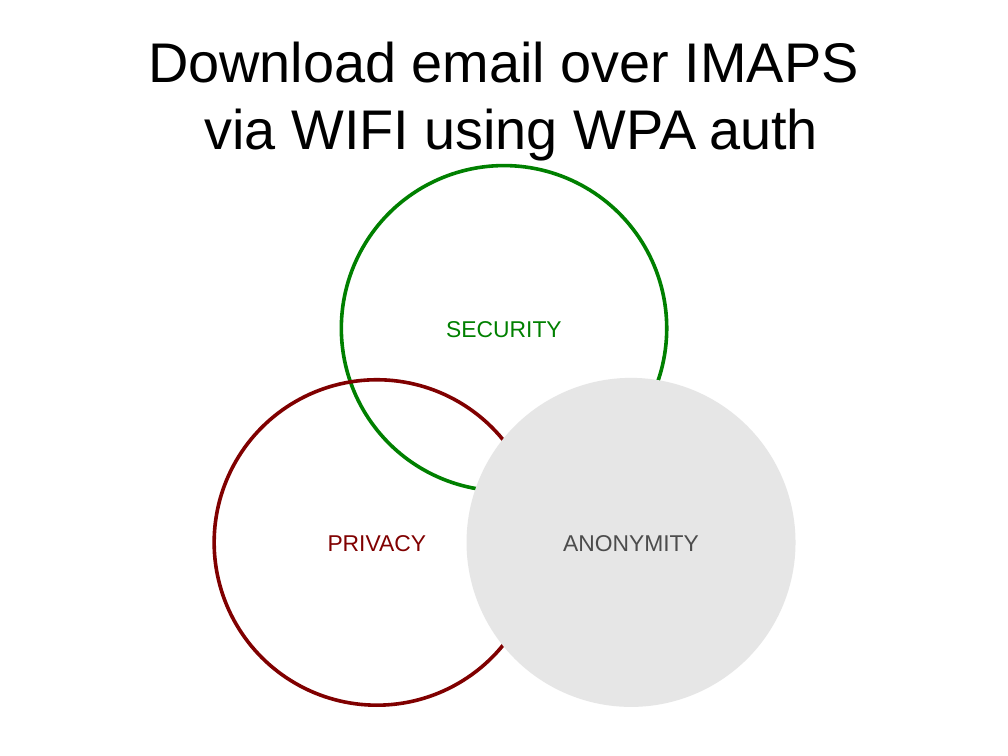
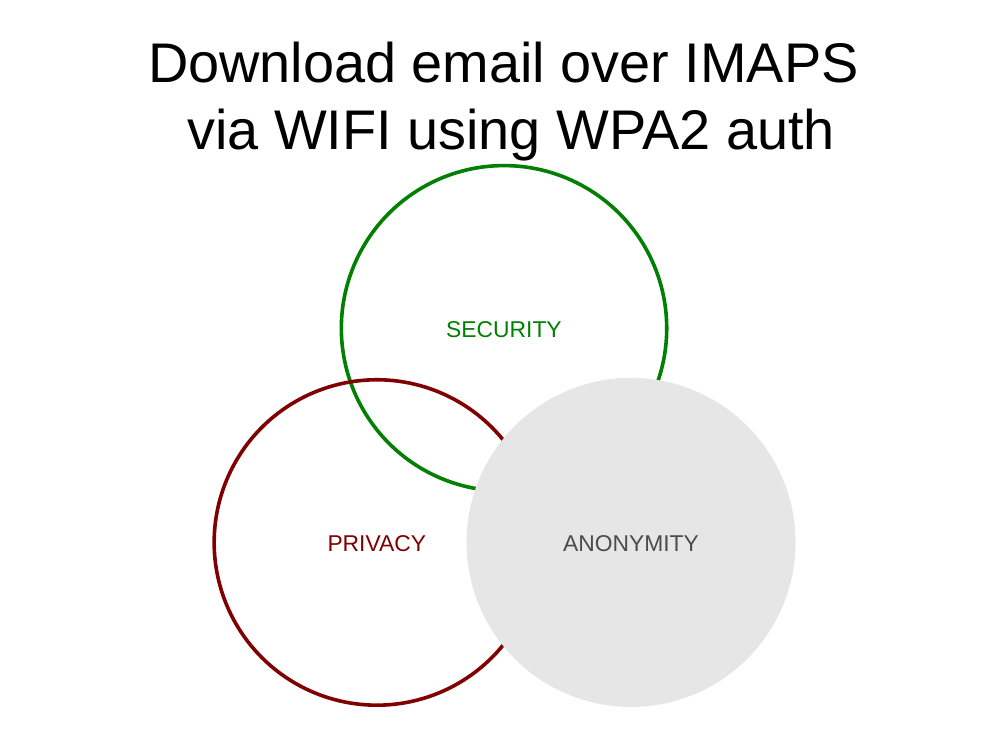
Before and after one commit to bendechrai/preso-security-privacy-anonymity, a slide deck: slide 21 of security-privacy-anonymity.odp. Drawn at 1008x756 pixels with LibreOffice and Linux fonts; fonts in the diff are those of the drawing; background and template pictures are left out. Boxes give left, top, right and bottom in pixels: in the first picture for what was removed or moved away, otherwise in the second. Text is boxed around its words. In the diff, an @@ line names an element or a change of style, - is before the commit and + after.

```diff
--- a/security-privacy-anonymity.odp
+++ b/security-privacy-anonymity.odp
@@ title at (x1=148, y1=41, x2=859, y2=159): text changed @@
-Download email over IMAPS
-via WIFI using WPA auth
+Download email over IMAPS
+via WIFI using WPA2 auth
```
Also in this commit, not shown: 1 other slide changed, 1 slide added.
